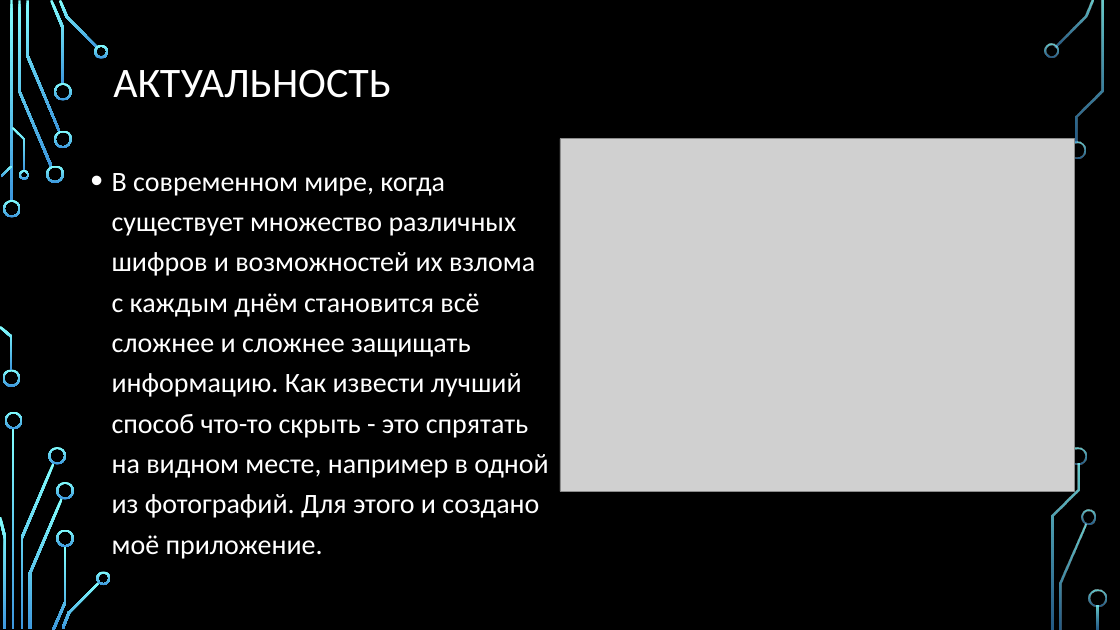
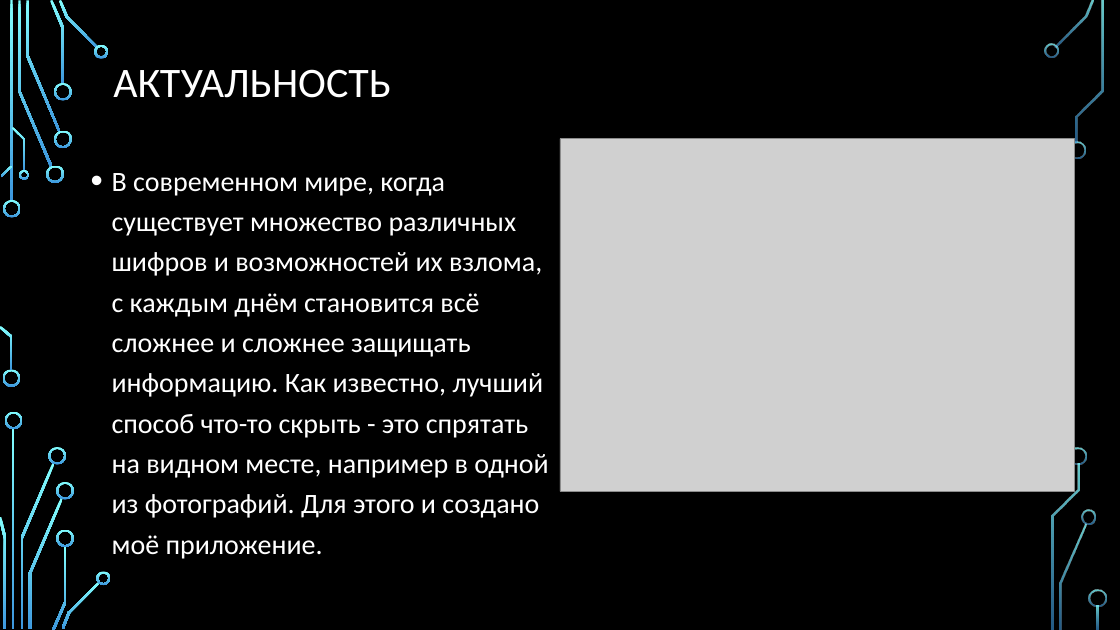
Before and after one commit to Ra1w/infobezVseros, a slide deck: slide 3 of Приложение для стеганографии.pptx. Drawn at 1120x630 pixels with LibreOffice and Linux fonts; fonts in the diff are those of the drawing; grey boxes stand for pictures; background and template pictures are left out. Boxes give left, top, right and bottom in pixels: in the first picture for what was removed or moved away, otherwise in the second. Text is boxed around its words. In the diff, an @@ line names an element or a change of style, - is before the commit and + after.

```diff
--- a/Приложение для стеганографии.pptx
+++ b/Приложение для стеганографии.pptx
@@ text at <box>112,173,548,559</box>: text changed @@
-• В современном мире, когда существует множество различных шифров и возможностей их взлома с каждым днём становится всё сложнее и сложнее защищать информацию. Как извести лучший способ что-то скрыть - это спрятать на видном месте, например в одной из фотографий. Для этого и создано моё приложение.
+• В современном мире, когда существует множество различных шифров и возможностей их взлома, с каждым днём становится всё сложнее и сложнее защищать информацию. Как известно, лучший способ что-то скрыть - это спрятать на видном месте, например в одной из фотографий. Для этого и создано моё приложение.
```
Also in this commit, not shown: 5 other slides changed.
